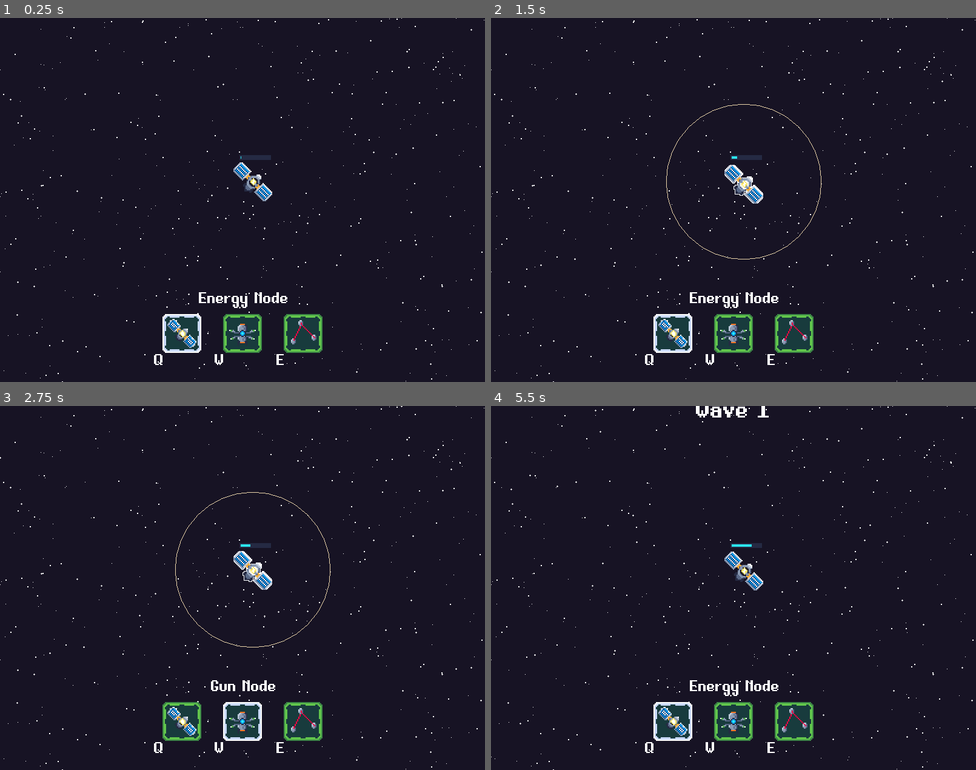
Above: before the commit, frames 1-4 (two rows, left to right).
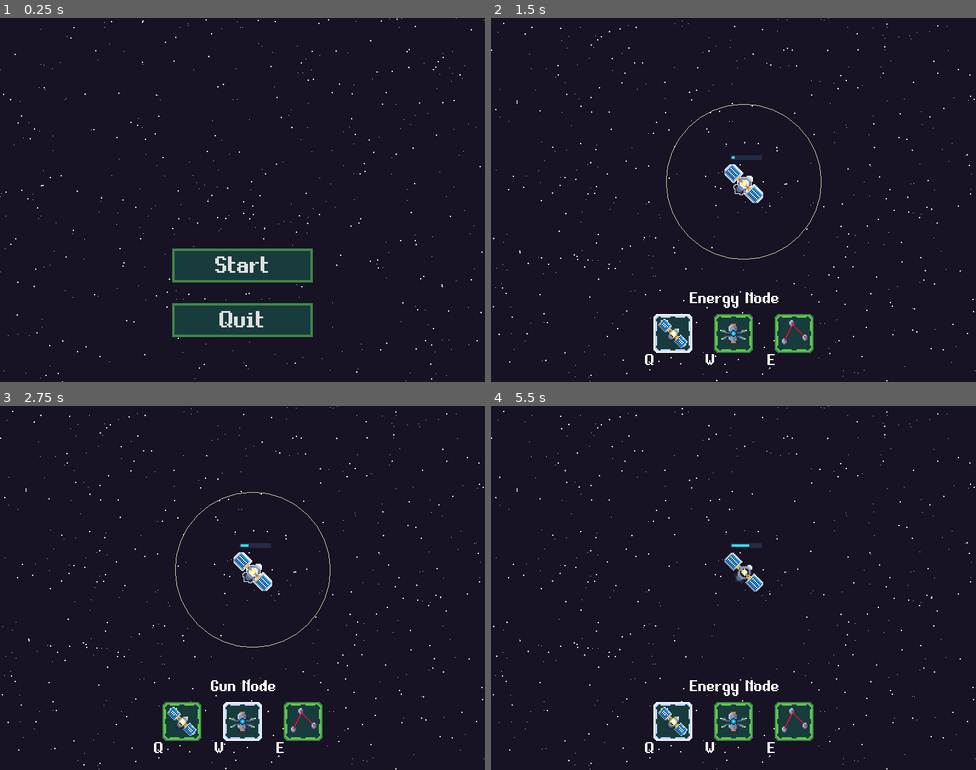
Above: after the commit, the same moments.

Repository: svntax/LD45-StartWithNothing
Game: Godot game, scene res://Scenes/Main.tscn
Two runs of this game, one before a commit and one after it. Both use one fixed random seed, a clock stepped at 60 frames per second and the inputs below. Before the commit the project starts from res://Scenes/Gameplay.tscn.
Inputs (mouse positions are in pixels of both pictures, inside the frame that each line leads up to):
- Up to frame 1 (0.25 s): no input
- Up to frame 2 (1.5 s): click (733, 265) at 0.5 s, where only the run after the commit has a clickable "Start"; tap Enter at 1.25 s; move the mouse to (743, 181) at 1.27 s; tap Q (BuildEnergyNode) at 1.35 s; click (743, 181) at 1.42 s
- Up to frame 3 (2.75 s): tap W (BuildGunNode) at 2.1 s; click (252, 569) at 2.17 s
- Up to frame 4 (5.5 s): move the mouse to (782, 507) at 2.77 s; tap E (BuildLink) at 2.85 s; click (782, 507) at 2.92 s; move the mouse to (709, 660) at 3.52 s; click (709, 660) at 3.6 s; move the mouse to (879, 642) at 4.27 s; tap Space (Shoot) at 4.35 s; click (879, 642) at 4.42 s; move the mouse to (588, 533) at 5.02 s; tap Q (BuildEnergyNode) at 5.1 s; click (588, 533) at 5.17 s

The runs differ from the first frame. In frame 1, 6.8% of the frame differs, in the area x 31-67%, y 37-96%; in frame 2, 0.7%; in frame 3, 0.8%; in frame 4, 1.0%.

Commit message:
Added game over state, main menu rework, wave high score, energy indicators

Diff:
--- a/Scenes/Gameplay.tscn
+++ b/Scenes/Gameplay.tscn
@@ -12,6 +12,112 @@
 [sub_resource type="DynamicFont" id=2]
 size = 48
 font_data = ExtResource( 3 )
+
+[sub_resource type="StyleBoxFlat" id=8]
+bg_color = Color( 0.0980392, 0.235294, 0.243137, 0 )
+border_width_left = 4
+border_width_top = 4
+border_width_right = 4
+border_width_bottom = 4
+border_color = Color( 0.752941, 0.796078, 0.862745, 1 )
+
+[sub_resource type="StyleBoxFlat" id=9]
+bg_color = Color( 0.0980392, 0.235294, 0.243137, 0 )
+border_width_left = 4
+border_width_top = 4
+border_width_right = 4
+border_width_bottom = 4
+border_color = Color( 0.752941, 0.796078, 0.862745, 1 )
+
+[sub_resource type="StyleBoxEmpty" id=11]
+
+[sub_resource type="StyleBoxEmpty" id=10]
+
+[sub_resource type="StyleBoxEmpty" id=6]
+
+[sub_resource type="DynamicFont" id=7]
+size = 48
+font_data = ExtResource( 3 )
+
+[sub_resource type="Animation" id=5]
+resource_name = "fade_out"
+length = 3.0
+tracks/0/type = "value"
+tracks/0/path = NodePath("FadeRect:modulate")
+tracks/0/interp = 1
+tracks/0/loop_wrap = true
+tracks/0/imported = false
+tracks/0/enabled = true
+tracks/0/keys = {
+"times": PoolRealArray( 0, 2 ),
+"transitions": PoolRealArray( 1, 1 ),
+"update": 0,
+"values": [ Color( 1, 1, 1, 0 ), Color( 1, 1, 1, 1 ) ]
+}
+tracks/1/type = "value"
+tracks/1/path = NodePath("ReturnButton:disabled")
+tracks/1/interp = 1
+tracks/1/loop_wrap = true
+tracks/1/imported = false
+tracks/1/enabled = true
+tracks/1/keys = {
+"times": PoolRealArray( 0, 3 ),
+"transitions": PoolRealArray( 1, 1 ),
+"update": 1,
+"values": [ true, false ]
+}
+tracks/2/type = "value"
+tracks/2/path = NodePath("ReturnButton:visible")
+tracks/2/interp = 1
+tracks/2/loop_wrap = true
+tracks/2/imported = false
+tracks/2/enabled = true
+tracks/2/keys = {
+"times": PoolRealArray( 0, 3 ),
+"transitions": PoolRealArray( 1, 1 ),
+"update": 1,
+"values": [ false, true ]
+}
+tracks/3/type = "value"
+tracks/3/path = NodePath("ReturnButton:mouse_filter")
+tracks/3/interp = 1
+tracks/3/loop_wrap = true
+tracks/3/imported = false
+tracks/3/enabled = true
+tracks/3/keys = {
+"times": PoolRealArray( 0, 3 ),
+"transitions": PoolRealArray( 1, 1 ),
+"update": 1,
+"values": [ 2, 0 ]
+}
+
+[sub_resource type="Animation" id=4]
+resource_name = "show_game_over"
+length = 3.0
+tracks/0/type = "value"
+tracks/0/path = NodePath("MiddleUI/GameOverLabel:text")
+tracks/0/interp = 1
+tracks/0/loop_wrap = true
+tracks/0/imported = false
+tracks/0/enabled = true
+tracks/0/keys = {
+"times": PoolRealArray( 0, 3 ),
+"transitions": PoolRealArray( 1, 1 ),
+"update": 1,
+"values": [ "All energy nodes destroyed!", "Game Over" ]
+}
+tracks/1/type = "value"
+tracks/1/path = NodePath("MiddleUI/GameOverLabel:visible")
+tracks/1/interp = 1
+tracks/1/loop_wrap = true
+tracks/1/imported = false
+tracks/1/enabled = true
+tracks/1/keys = {
+"times": PoolRealArray( 0 ),
+"transitions": PoolRealArray( 1 ),
+"update": 1,
+"values": [ true ]
+}
 
 [sub_resource type="Animation" id=3]
 resource_name = "show_wave_text"
@@ -61,7 +167,50 @@
 position = Vector2( 300, 520 )
 scale = Vector2( 2, 2 )
 
+[node name="FadeRect" type="ColorRect" parent="UILayer"]
+modulate = Color( 1, 1, 1, 0 )
+margin_right = 800.0
+margin_bottom = 600.0
+mouse_filter = 2
+color = Color( 0.0941176, 0.0784314, 0.145098, 1 )
+
+[node name="ReturnButton" type="Button" parent="UILayer"]
+pause_mode = 2
+visible = false
+margin_left = 284.0
+margin_top = 362.0
+margin_right = 516.0
+margin_bottom = 418.0
+rect_min_size = Vector2( 232, 56 )
+mouse_filter = 2
+custom_styles/hover = SubResource( 8 )
+custom_styles/pressed = SubResource( 9 )
+custom_styles/focus = SubResource( 11 )
+custom_styles/disabled = SubResource( 10 )
+custom_styles/normal = SubResource( 6 )
+custom_fonts/font = SubResource( 7 )
+disabled = true
+text = "Main Menu"
+
+[node name="MiddleUI" type="CenterContainer" parent="UILayer"]
+margin_right = 800.0
+margin_bottom = 600.0
+rect_min_size = Vector2( 800, 0 )
+mouse_filter = 2
+
+[node name="GameOverLabel" type="Label" parent="UILayer/MiddleUI"]
+visible = false
+margin_left = 152.0
+margin_top = 276.0
+margin_right = 647.0
+margin_bottom = 324.0
+custom_fonts/font = SubResource( 2 )
+text = "All energy nodes destroyed!"
+align = 1
+
 [node name="UIAnimation" type="AnimationPlayer" parent="UILayer"]
+anims/fade_out = SubResource( 5 )
+anims/show_game_over = SubResource( 4 )
 anims/show_wave_text = SubResource( 3 )
 
 [node name="EnemySpawningSystem" parent="." instance=ExtResource( 5 )]
@@ -131,6 +280,8 @@
 
 [node name="Position2D22" type="Position2D" parent="EnemySpawningSystem/SpawnPoints" index="21"]
 position = Vector2( 1060.21, 47.377 )
+[connection signal="pressed" from="UILayer/ReturnButton" to="." method="_on_ReturnButton_pressed"]
+[connection signal="animation_finished" from="UILayer/UIAnimation" to="." method="_on_UIAnimation_animation_finished"]
 [connection signal="wave_start" from="EnemySpawningSystem" to="." method="_on_EnemySpawningSystem_wave_start"]
 
 [editable path="EnemySpawningSystem"]
--- a/Scenes/GunNode.tscn
+++ b/Scenes/GunNode.tscn
@@ -60,7 +60,7 @@
 [sub_resource type="StyleBoxFlat" id=5]
 bg_color = Color( 0.14902, 0.168627, 0.266667, 1 )
 
-[node name="GunNode" index="0" groups=[
+[node name="GunNode" groups=[
 "GunNodes",
 ] instance=ExtResource( 1 )]
 script = ExtResource( 2 )
--- a/Scenes/Main.tscn
+++ b/Scenes/Main.tscn
@@ -32,6 +32,10 @@
 size = 48
 font_data = ExtResource( 3 )
 
+[sub_resource type="DynamicFont" id=5]
+size = 32
+font_data = ExtResource( 3 )
+
 [node name="Main" type="Node2D"]
 script = ExtResource( 1 )
 __meta__ = {
@@ -42,9 +46,9 @@
 script = ExtResource( 2 )
 
 [node name="Buttons" type="Control" parent="."]
-margin_top = 410.0
+margin_top = 380.0
 margin_right = 800.0
-margin_bottom = 559.0
+margin_bottom = 529.0
 rect_min_size = Vector2( 800, 0 )
 mouse_filter = 2
 
@@ -70,5 +74,20 @@
 custom_styles/normal = SubResource( 3 )
 custom_fonts/font = SubResource( 4 )
 text = "Quit"
+
+[node name="ScoreContainer" type="CenterContainer" parent="."]
+margin_top = 527.0
+margin_right = 800.0
+margin_bottom = 600.0
+rect_min_size = Vector2( 800, 0 )
+
+[node name="HighScore" type="Label" parent="ScoreContainer"]
+margin_left = 220.0
+margin_top = 20.0
+margin_right = 580.0
+margin_bottom = 52.0
+custom_fonts/font = SubResource( 5 )
+text = "Highest wave reached: Wave 1"
+align = 1
 [connection signal="pressed" from="Buttons/StartButton" to="." method="_on_StartButton_pressed"]
 [connection signal="pressed" from="Buttons/QuitButton" to="." method="_on_QuitButton_pressed"]
--- a/Scenes/SoundHandler.tscn
+++ b/Scenes/SoundHandler.tscn
@@ -1,9 +1,10 @@
-[gd_scene load_steps=5 format=2]
+[gd_scene load_steps=6 format=2]
 
 [ext_resource path="res://Scripts/SoundHandler.gd" type="Script" id=1]
 [ext_resource path="res://Audio/explosion_01.wav" type="AudioStream" id=2]
 [ext_resource path="res://Audio/enemy_hit.wav" type="AudioStream" id=3]
 [ext_resource path="res://Audio/not_enough_energy.wav" type="AudioStream" id=4]
+[ext_resource path="res://Audio/build_node.wav" type="AudioStream" id=5]
 
 [node name="SoundHandler" type="Node"]
 script = ExtResource( 1 )
@@ -16,4 +17,8 @@
 
 [node name="EnergyWarning" type="AudioStreamPlayer" parent="."]
 stream = ExtResource( 4 )
-volume_db = -12.0
+volume_db = -24.0
+
+[node name="BuildNodeSound" type="AudioStreamPlayer" parent="."]
+stream = ExtResource( 5 )
+volume_db = -22.0
--- a/Scripts/EnemySpawningSystem.gd
+++ b/Scripts/EnemySpawningSystem.gd
@@ -11,13 +11,19 @@
 onready var currentWave = 1
 onready var spawnCount = 0
 
+onready var isActive = true
+
 func startSpawningEnemies():
-    emit_signal("wave_start", currentWave)
-    spawnTimer.start()
-    spawnCount = 0
-    currentWave += 1
+    if isActive:
+        emit_signal("wave_start", currentWave)
+        spawnTimer.start()
+        spawnCount = 0
+        currentWave += 1
 
 func _on_SpawnTimer_timeout():
+    if not isActive:
+        return
+
     var enemy = crashingEnemyScene.instance()
     add_child(enemy)
 
@@ -36,4 +42,12 @@
         $InitialDelayTimer.start()
 
 func _on_InitialDelayTimer_timeout():
-    startSpawningEnemies()
+    if isActive:
+        startSpawningEnemies()
+
+func stopSpawningEnemies():
+    isActive = false
+    spawnTimer.stop()
+    $InitialDelayTimer.stop()
+    # -1 because when current wave starts, currentWave var is immediately incremented
+    Globals.updateHighScore(currentWave - 1)
--- a/Scripts/GameplayControls.gd
+++ b/Scripts/GameplayControls.gd
@@ -9,6 +9,7 @@
 onready var nodeSelectUI = $UILayer/NodeTypeSelectionUI
 onready var uiAnimation = $UILayer/UIAnimation
 onready var waveText = $UILayer/TopUI/WaveLabel
+onready var enemySpawningSystem = $EnemySpawningSystem
 
 onready var selectedNode = null
 
@@ -49,7 +50,7 @@
 
 func _ready():
     var initialPos = Vector2(417, 270);
-    placeNode(initialPos, NodeType.ENERGY);
+    placeNode(initialPos, NodeType.ENERGY, false);
     tabulateGroups();
 
 func showWaveCompleteUI():
@@ -107,9 +108,8 @@
         recursiveDFS(neighbor, groupIdCounter);
 
 
-#Returns the newly created node
-func placeNode(pos: Vector2, type = NodeType.GUN):
-    #TODO right now it always spawns an energy node, should be based on UI selection
+# Returns the newly created node
+func placeNode(pos: Vector2, type = NodeType.GUN, playSound = true):
     var newNode = null
     if type == NodeType.ENERGY:
         newNode = energyNodeScene.instance()
@@ -117,6 +117,8 @@
         newNode = gunNodeScene.instance()
     add_child(newNode)
     newNode.global_position = pos
+    if playSound:
+        SoundHandler.buildSound.play()
     # TODO use real energy cost from energy nodes energy -= newNode.getEnergyCost()
     return newNode
 
@@ -125,3 +127,18 @@
         if mouseArea.global_position.distance_to(node.global_position) < node.HITBOX_RADIUS:
             return true
     return false
+
+func gameOver():
+    enemySpawningSystem.stopSpawningEnemies()
+    uiAnimation.play("show_game_over")
+
+func _on_UIAnimation_animation_finished(anim):
+    if anim == "show_game_over":
+        uiAnimation.play("fade_out")
+    elif anim == "fade_out":
+        get_tree().paused = true
+
+func _on_ReturnButton_pressed():
+    print("pressed")
+    get_tree().paused = false
+    get_tree().change_scene("res://Scenes/Main.tscn")
--- /dev/null
+++ b/Scripts/Globals.gd
@@ -0,0 +1,7 @@
+extends Node
+
+onready var highScore = 0
+
+func updateHighScore(newScore):
+    if highScore < newScore:
+        highScore = newScore
--- a/Scripts/MainMenu.gd
+++ b/Scripts/MainMenu.gd
@@ -1,4 +1,12 @@
 extends Node2D
+
+onready var highScoreText = $ScoreContainer/HighScore
+
+func _ready():
+    if Globals.highScore > 0:
+        highScoreText.set_text("Highest wave reached: Wave " + str(Globals.highScore))
+    else:
+        highScoreText.hide()
 
 func _on_StartButton_pressed():
     get_tree().change_scene("res://Scenes/Gameplay.tscn")
--- a/Scripts/SoundHandler.gd
+++ b/Scripts/SoundHandler.gd
@@ -3,3 +3,4 @@
 onready var explosionSound = $ExplosionSound
 onready var enemyHitSound = $EnemyHitSound
 onready var energyWarningSound = $EnergyWarning
+onready var buildSound = $BuildNodeSound
--- a/Scripts/SpaceNode.gd
+++ b/Scripts/SpaceNode.gd
@@ -55,6 +55,11 @@
     if nodeSystem.getSelectedNode() == self:
         nodeSystem.deselectNode()
     SoundHandler.explosionSound.play()
+
+    var energyNodesLeft = get_tree().get_nodes_in_group("EnergyNodes").size()
+
+    if self.is_in_group("EnergyNodes") and energyNodesLeft == 1:
+        nodeSystem.gameOver()
     queue_free()
 
 func get_connected_energy_nodes():
--- a/project.godot
+++ b/project.godot
@@ -16,12 +16,13 @@
 [application]
 
 config/name="LudumDare45"
-run/main_scene="res://Scenes/Gameplay.tscn"
+run/main_scene="res://Scenes/Main.tscn"
 config/icon="res://icon.png"
 
 [autoload]
 
 SoundHandler="*res://Scenes/SoundHandler.tscn"
+Globals="*res://Scripts/Globals.gd"
 
 [display]
 
Not shown, added: Audio/build_node.wav.import
Not shown: 1 places in Scenes/Gameplay.tscn that only renumber resources
Not shown: 1 places in Scenes/Main.tscn that only renumber resources
Not shown, added: Audio/build_node.wav
Not shown, changed: Audio/not_enough_energy.wav
